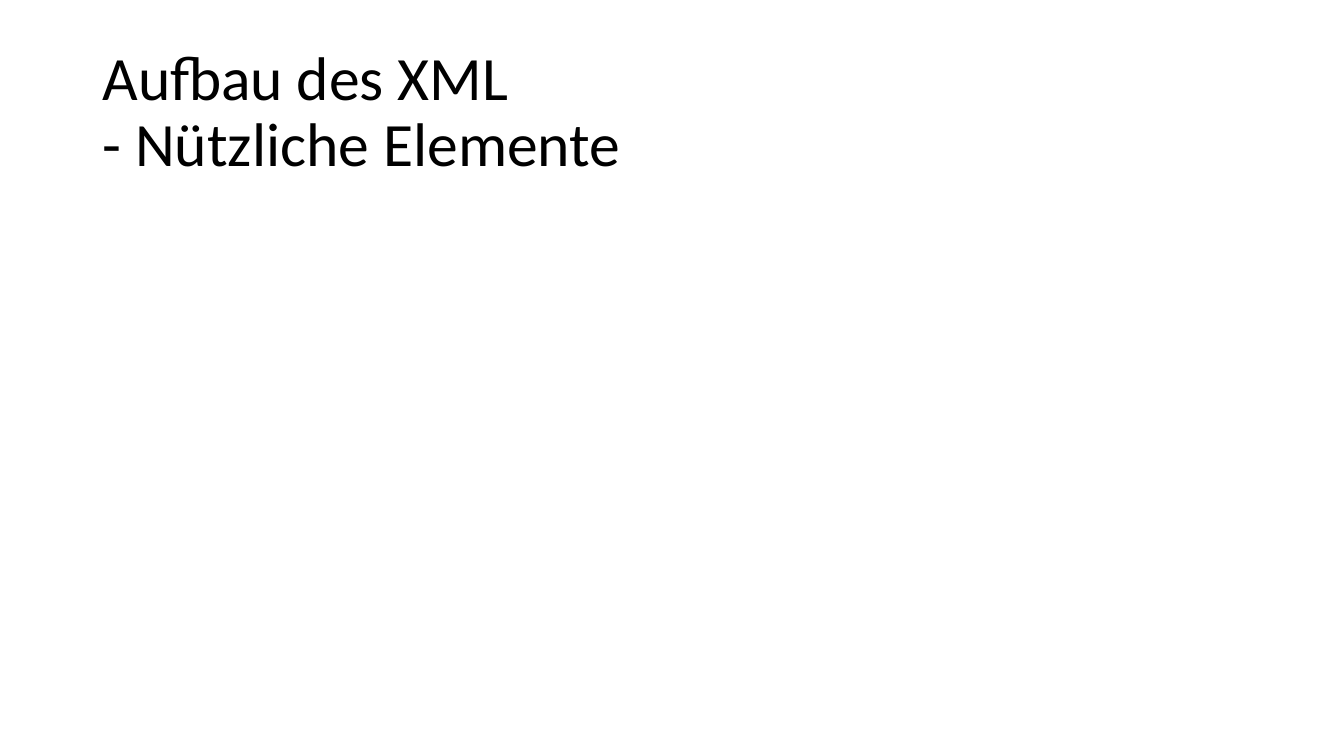
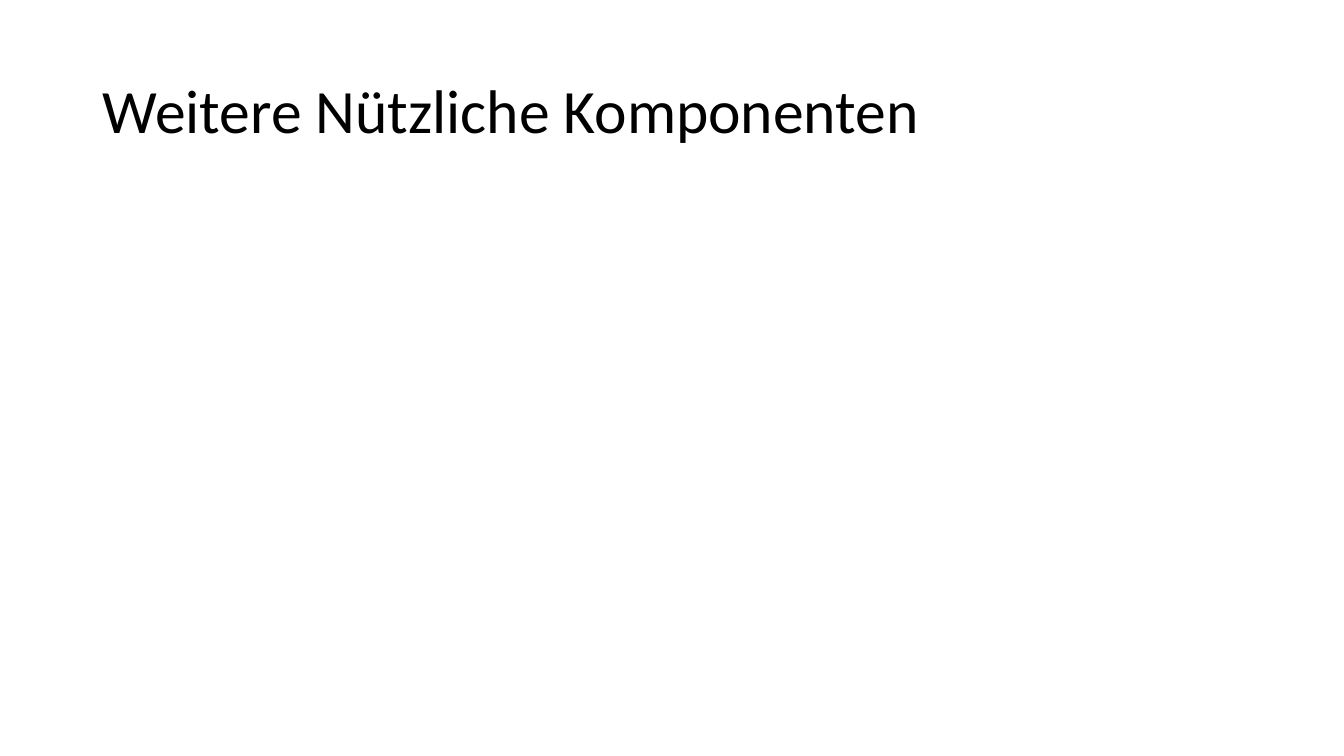
Before and after one commit to desombre/java_examples, a slide deck: slide 19 of Android_UI.pptx (slide 8 before the commit). Drawn at 1344x756 pixels with LibreOffice and Linux fonts; fonts in the diff are those of the drawing. Boxes give left, top, right and bottom in pixels: in the first picture for what was removed or moved away, otherwise in the second. Text is boxed around its words. In the diff, an @@ line names an element or a change of style, - is before the commit and + after.

```diff
--- a/Android_UI.pptx
+++ b/Android_UI.pptx
@@ title at [102, 90, 919, 143]: text changed @@
-Aufbau des XML
-- Nützliche Elemente
+Weitere Nützliche Komponenten
```
Also in this commit, not shown: 6 other slides changed, 12 slides added, 4 slides removed.
